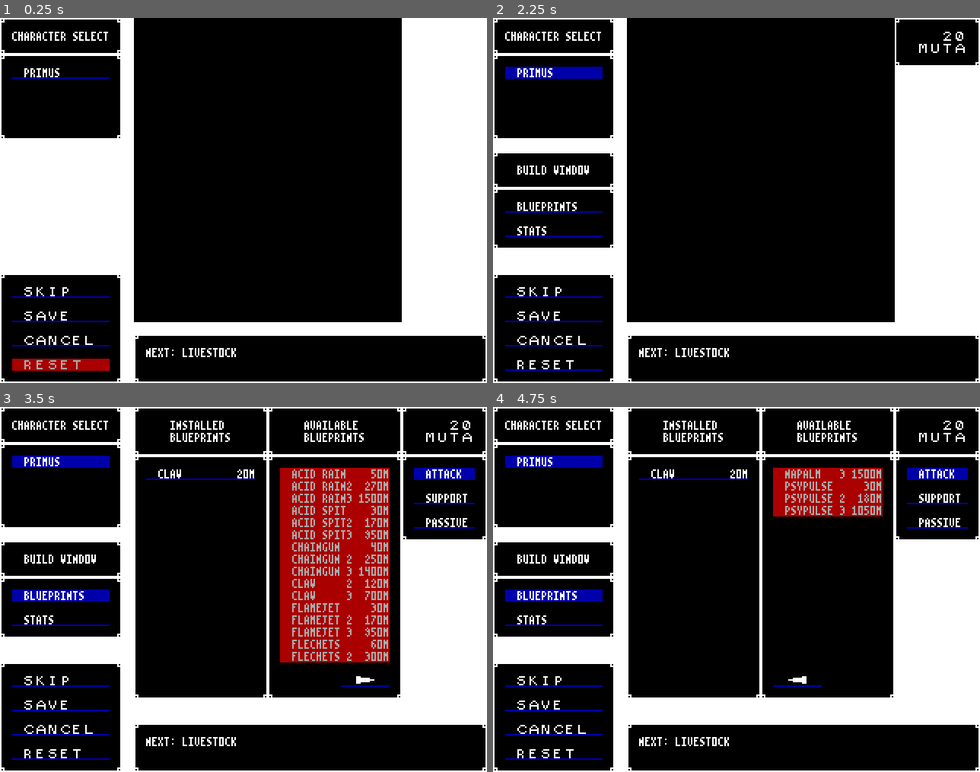
Above: before the commit, frames 1-4 (two rows, left to right).
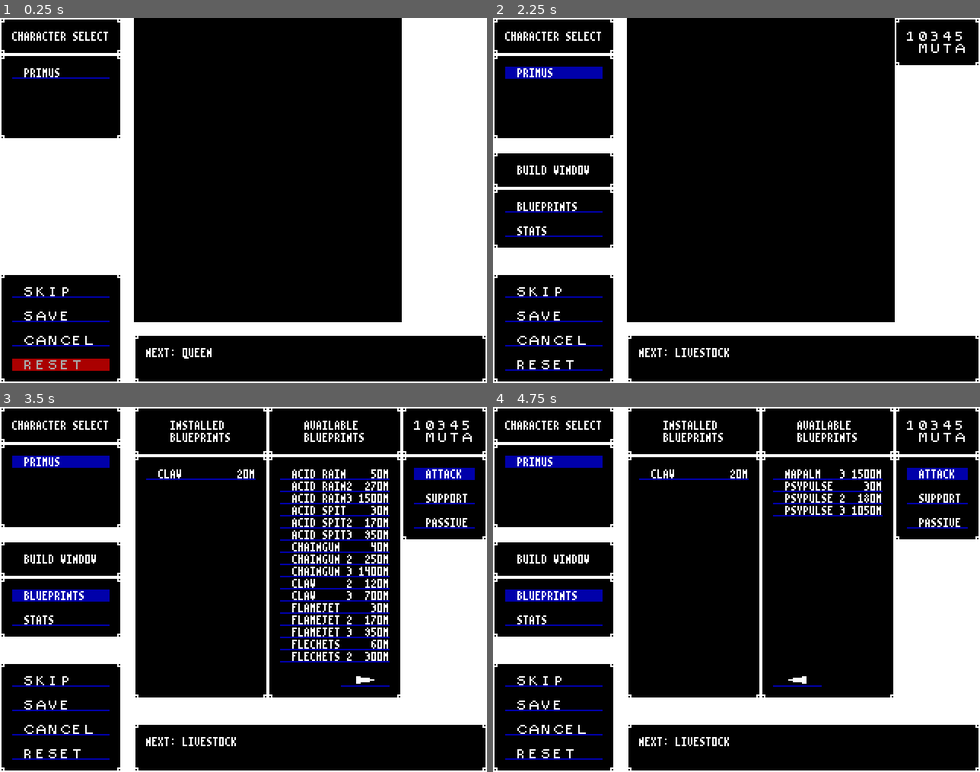
Above: after the commit, the same moments.

Repository: BeamBrain1/Morphose
Game: Godot game, scene res://Scenes/Global/root.tscn
Same seed, same stepped clock (60 frames per second), same inputs: the game is played once before the commit and once after it.
Inputs (mouse positions are in pixels of both pictures, inside the frame that each line leads up to):
- Up to frame 1 (0.25 s): no input
- Up to frame 2 (2.25 s): click "SKIP" at 0.5 s; click "SKIP" at 1.25 s; click "PRIMUS" at 2 s
- Up to frame 3 (3.5 s): click "BLUEPRINTS" at 2.75 s
- Up to frame 4 (4.75 s): click (858, 680) at 3.5 s; click (858, 680) at 4.25 s

The runs differ from the first frame. In frame 1, 0.1% of the frame differs, in the area x 37-49%, y 90-94%; in frame 2, less than 0.1%; in frame 3, 12%, in the area x 57-97%, y 3-70%; in frame 4, 3.1%.

Commit message:
daily update

Diff:
--- a/Scenes/Battle/Combatant.gd
+++ b/Scenes/Battle/Combatant.gd
@@ -21,7 +21,6 @@
 var speed: int = 1
 var max_tp: int = 1
 var tech_points: int = max_tp
-#var tp_regen: int = 1
 
 # Negative status effects are just a negative number of stacks of the positive status effect
 var regen_stacks: int = 0
@@ -364,22 +363,6 @@
 		emit_signal("dies")
 
 
-func chooseAction() -> ACTION:
-	push_error("Oops! You were supposed to override this in the subclass.")
-	return ACTION.WAIT
-
-
-func chooseBlueprint() -> Blueprint:
-	push_error("Oops! You were supposed to override this in the subclass.")
-	return null
-
-
-# Choose target for single-target blueprint action
-func chooseTarget(blueprint: Blueprint, target_list: Array) -> Combatant:
-	push_error("Oops! You were supposed to override this in the subclass.")
-	return target_list[0]
-
-
 # Raw accuracy of an attack, before any defender bonuses apply
 func rawAccuracy(blueprint: BlueprintAttack) -> int:
 	return BASE_ACCURACY + getStatusEffectAdjustedSenses() + blueprint.accuracy
--- a/Scenes/Battle/EnemyCombatant.gd
+++ b/Scenes/Battle/EnemyCombatant.gd
@@ -52,7 +52,7 @@
 	return 0
 
 
-func chooseAction() -> ACTION:
+func chooseAction(party_combatants: Array[PartyCombatant], enemy_combatants: Array[EnemyCombatant]) -> ACTION:
 	# If it has the TP to act, act. Otherwise, wait.
 	if getPossibleBlueprintActions().size() > 0:
 		return ACTION.BLUEPRINT
@@ -60,14 +60,36 @@
 		return ACTION.WAIT
 
 
-func chooseBlueprint() -> Blueprint:
-	var result = getPossibleBlueprintActions()[randi() % getPossibleBlueprintActions().size()]
+func chooseBlueprint(party_combatants: Array[PartyCombatant], enemy_combatants: Array[EnemyCombatant]) -> Blueprint:
+
+	var result
+
+	if base_type.name.matchn("QUEEN"):
+		result = queenChooseBlueprint(party_combatants, enemy_combatants)
+	else:
+		result = getPossibleBlueprintActions()[randi() % getPossibleBlueprintActions().size()]
+
 	pushBattleMessage(name + " uses " + result.getDialogDisplayName() + ".")
 	return result
 
 
+func queenChooseBlueprint(party_combatants: Array[PartyCombatant], enemy_combatants: Array[EnemyCombatant]) -> Blueprint:
+	var possible_actions = getPossibleBlueprintActions()
+	if possible_actions.size() == 0:
+		return possible_actions[0]
+	else:
+		var living_enemies: int = 0
+		for enemy in enemy_combatants:
+			if not enemy.isDefeated():
+				living_enemies += 1
+		if living_enemies < 5:
+			return Blueprint.getBlueprintFromList(possible_actions, "Swarm")
+		else:
+			return Blueprint.getBlueprintFromList(possible_actions, "Marshal")
+
+
 # Choose target for single-target blueprint action
-func chooseTarget(blueprint: Blueprint, target_list: Array) -> Combatant:
+func chooseTarget(blueprint: Blueprint, target_list: Array, party_combatants: Array[PartyCombatant], enemy_combatants: Array[EnemyCombatant]) -> Combatant:
 	return target_list[randi() % target_list.size()]
 
 
--- a/Scenes/Battle/UI/enemy_display.gd
+++ b/Scenes/Battle/UI/enemy_display.gd
@@ -12,7 +12,7 @@
 
 func assignCombatant(enemy_in: EnemyCombatant) -> void:
 	enemy = enemy_in
-	$EnemySprite.show()
+	show()
 	$LabelName.text = enemy.getName()
 	if $LabelName.text.length() % 2 == 1:
 		$LabelName.text += " "	# Since label centered, even number of characters necessary to align text to grid
@@ -26,10 +26,6 @@
 
 func disableTargeting():
 	disabled = true
-
-
-func enemyDefeated():
-	$EnemySprite.hide()
 
 
 func updateDisplay():
--- a/Scenes/Battle/UI/enemy_display_grid.gd
+++ b/Scenes/Battle/UI/enemy_display_grid.gd
@@ -17,7 +17,7 @@
 	emit_signal("combatant_selected", combatant)
 
 
-func assignEnemyStatusDisplaysFromList(enemy_types: Array[EnemyType]) -> void:
+func assignEnemyStatusDisplaysFromList(enemy_types: Array) -> void:
 	for display in enemy_status_displays:
 		display.call_deferred("queue_free")
 	enemy_status_displays = []
--- a/Scenes/Controllers/ControllerBattle.gd
+++ b/Scenes/Controllers/ControllerBattle.gd
@@ -87,11 +87,11 @@
 		await player_action_finalized
 		disablePlayerControls()
 	else:
-		selected_action = current_actor.chooseAction()
+		selected_action = current_actor.chooseAction($PartyStatusDisplay.getPlayerCombatants(), $EnemyDisplayGrid.getEnemyCombatants())
 		if selected_action == Combatant.ACTION.BLUEPRINT:
-			selected_blueprint = current_actor.chooseBlueprint()
+			selected_blueprint = current_actor.chooseBlueprint($PartyStatusDisplay.getPlayerCombatants(), $EnemyDisplayGrid.getEnemyCombatants())
 			if not selected_blueprint.multitarget:
-				selected_target = current_actor.chooseTarget(selected_blueprint, getTargetList(current_actor, selected_blueprint))
+				selected_target = current_actor.chooseTarget(selected_blueprint, getTargetList(current_actor, selected_blueprint), $PartyStatusDisplay.getPlayerCombatants(), $EnemyDisplayGrid.getEnemyCombatants())
 
 
 # Not all actions will have assigned blueprints or targets
--- a/Scenes/Global/Constructs/Blueprint.gd
+++ b/Scenes/Global/Constructs/Blueprint.gd
@@ -62,10 +62,10 @@
 
 
 # Given a blueprint name and a tier, pull blueprint from supplied list
-static func getBlueprintFromList(blueprint_list: Array, name_in: String, tier_in: int):
+static func getBlueprintFromList(blueprint_list: Array, name_in: String, tier_in: int = 1):
 
 	for blueprint in blueprint_list:
-		if blueprint.base_display_name.to_upper() == name_in.to_upper() and blueprint.tier == tier_in:
+		if blueprint.base_display_name.matchn(name_in) and blueprint.tier == tier_in:
 			return blueprint
 
 	push_error("Blueprint not found: " + getDialogDisplayNameFromParameters(name_in, tier_in))
--- a/Scenes/Global/Constructs/EnemyType.gd
+++ b/Scenes/Global/Constructs/EnemyType.gd
@@ -21,8 +21,7 @@
 
 	stat_value *= 6
 
-	return BASE_BIO_ENERGY_REWARD + ceili(float(stat_value + blueprint_value)) / 4	# Temporary formula for current build
-	#return maxi(1, ceili(float(stat_value + blueprint_value)) / 4)
+	return BASE_BIO_ENERGY_REWARD + ceili(float(stat_value + blueprint_value)) / 4
 
 
 func mostExpensiveBlueprintValue() -> int:
--- a/Scenes/Global/Tables/EncounterTable.gd
+++ b/Scenes/Global/Tables/EncounterTable.gd
@@ -10,6 +10,9 @@
 
 static func buildEncounterList() -> void:
 	table = []
+
+	table.append([enemy("Queen")]) # Temporary
+
 	table.append([enemy("Livestock")])
 	table.append([enemy("Livestock")])
 	table.append([enemy("Livestock")])
--- a/Scenes/Global/Tables/EnemyTable.gd
+++ b/Scenes/Global/Tables/EnemyTable.gd
@@ -147,11 +147,12 @@
 	current_enemy = EnemyType.new()
 	current_enemy.name = "Queen"
 	current_enemy.hp = 250
-	current_enemy.tech_points = 40
+	current_enemy.tech_points = 50
 	current_enemy.attack = 10
 	current_enemy.defense = 20
 	current_enemy.senses = 5
 	current_enemy.speed = 16
+	current_enemy.installBlueprintByNameAndTier("Swarm", 1)
 	current_enemy.installBlueprintByNameAndTier("Marshal", 1)
 	addEnemyToTable(current_enemy)
 
--- a/Scenes/Global/root.gd
+++ b/Scenes/Global/root.gd
@@ -4,7 +4,7 @@
 
 const CONTROLLER_DIRECTORY_AND_PREFIX = "res://Scenes/Controllers/Controller"
 
-const STARTING_BIO_ENERGY: int = 0
+const STARTING_BIO_ENERGY: int = 10000#0
 
 # Called when the node enters the scene tree for the first time.
 func _ready() -> void:
Not shown, changed: blueprints.dat
